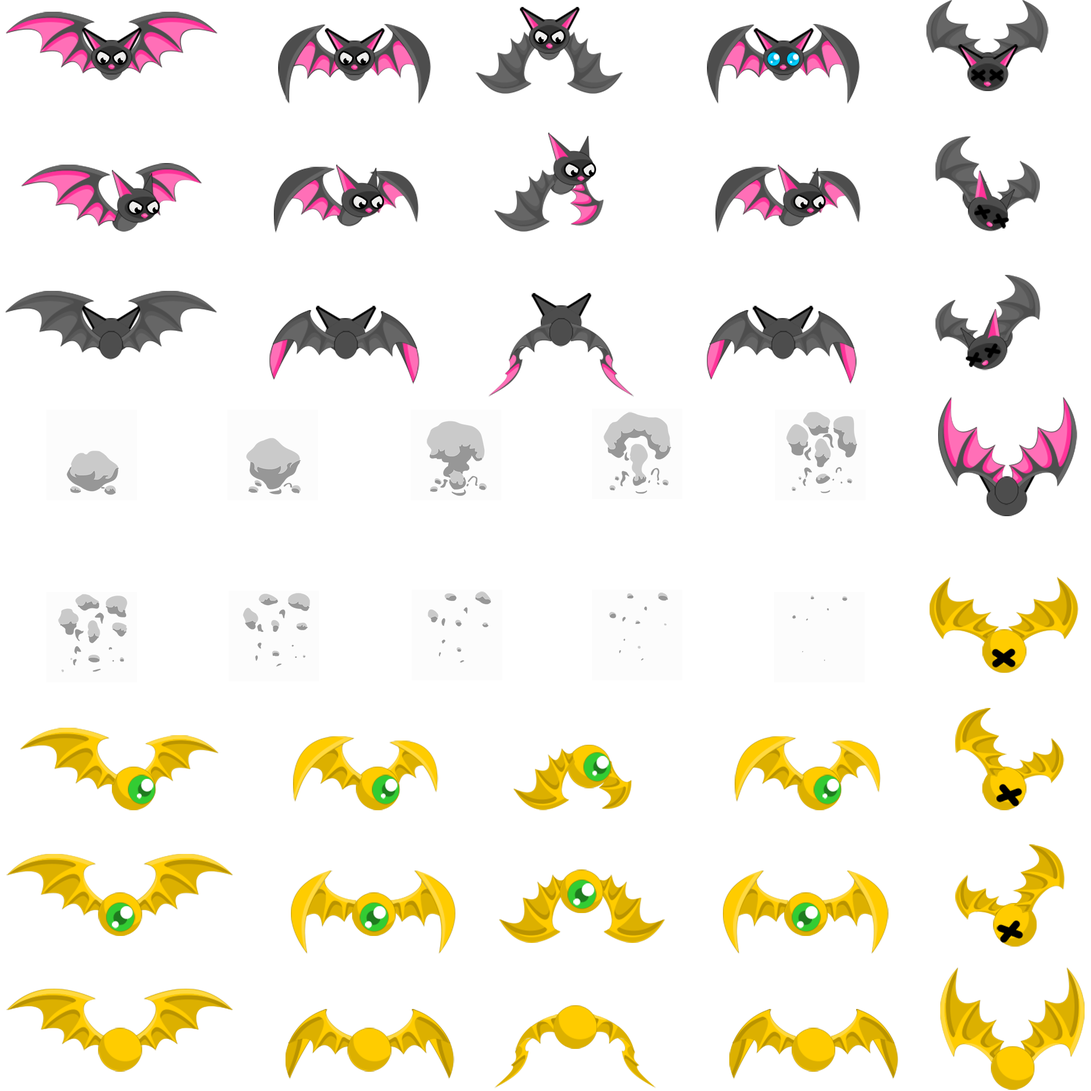
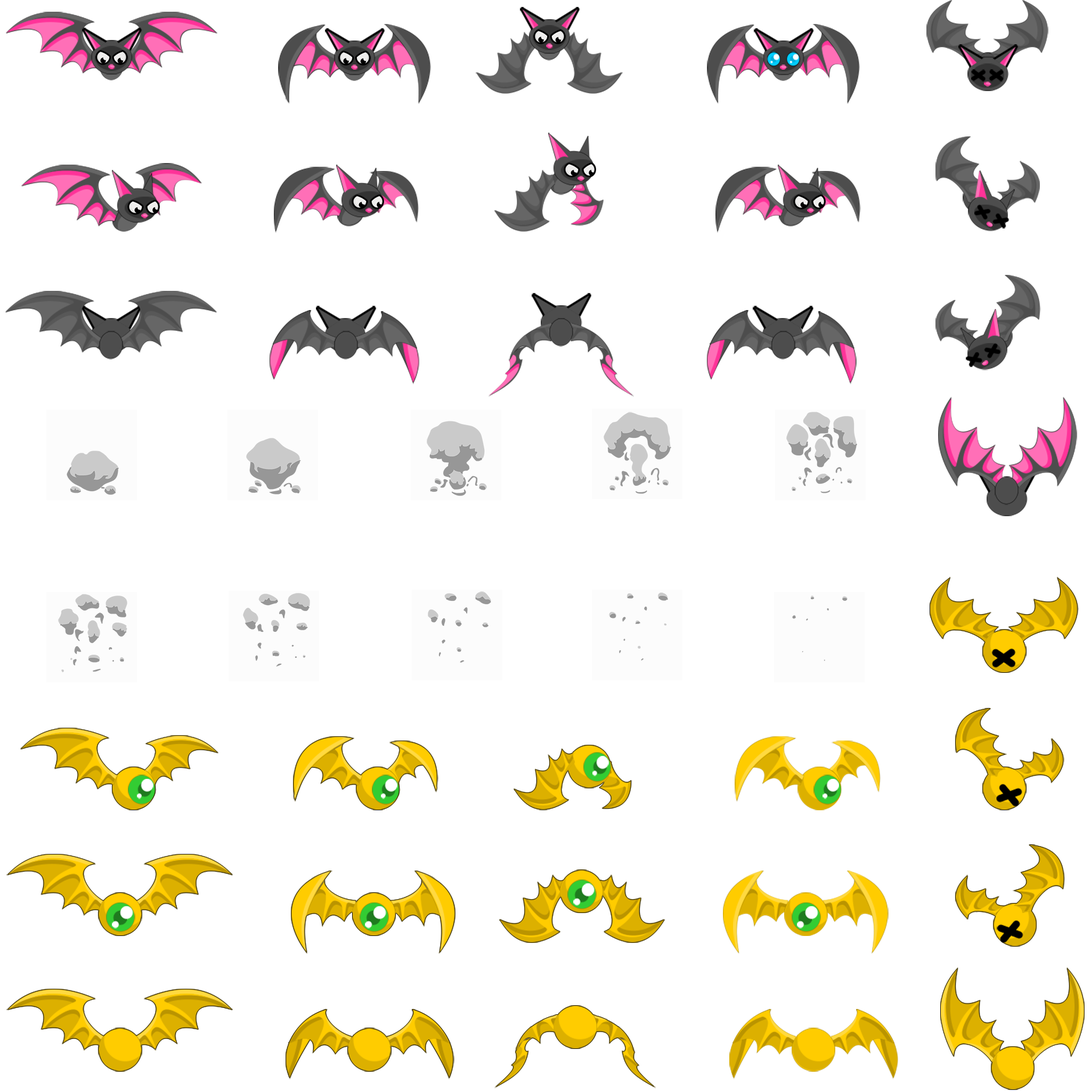
Two versions of the same layered image (1091 × 1091). Layer-by-layer changes:
painted on "bats copy.png" over <box>6,577,1086,1091</box>
